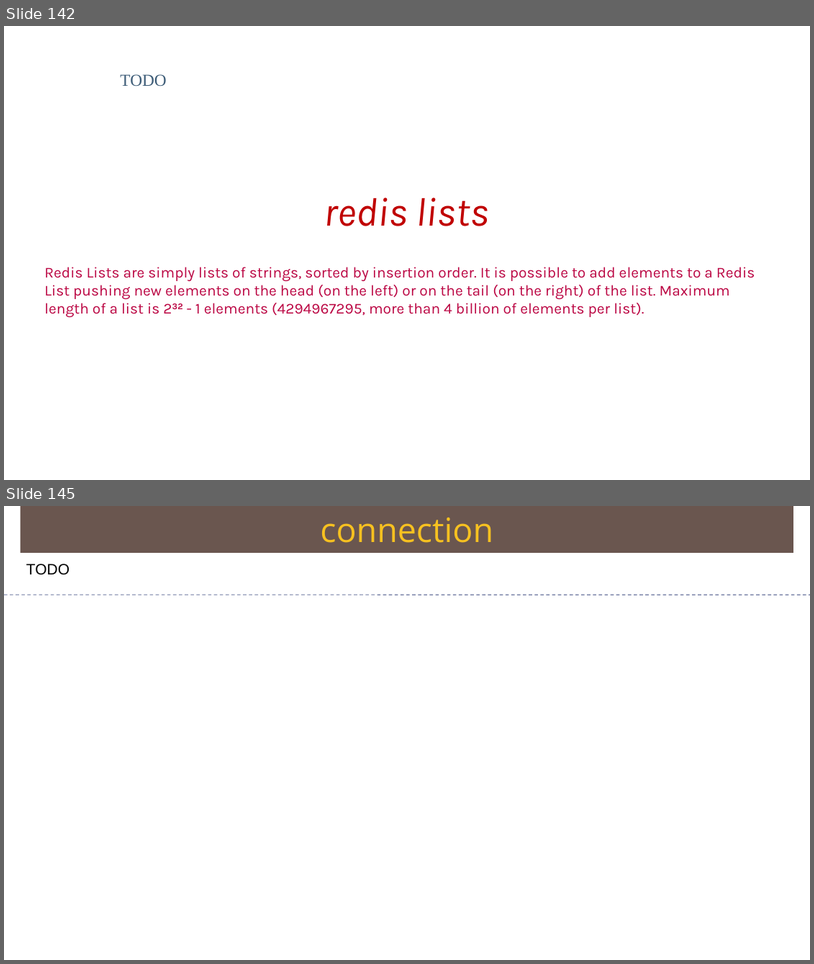
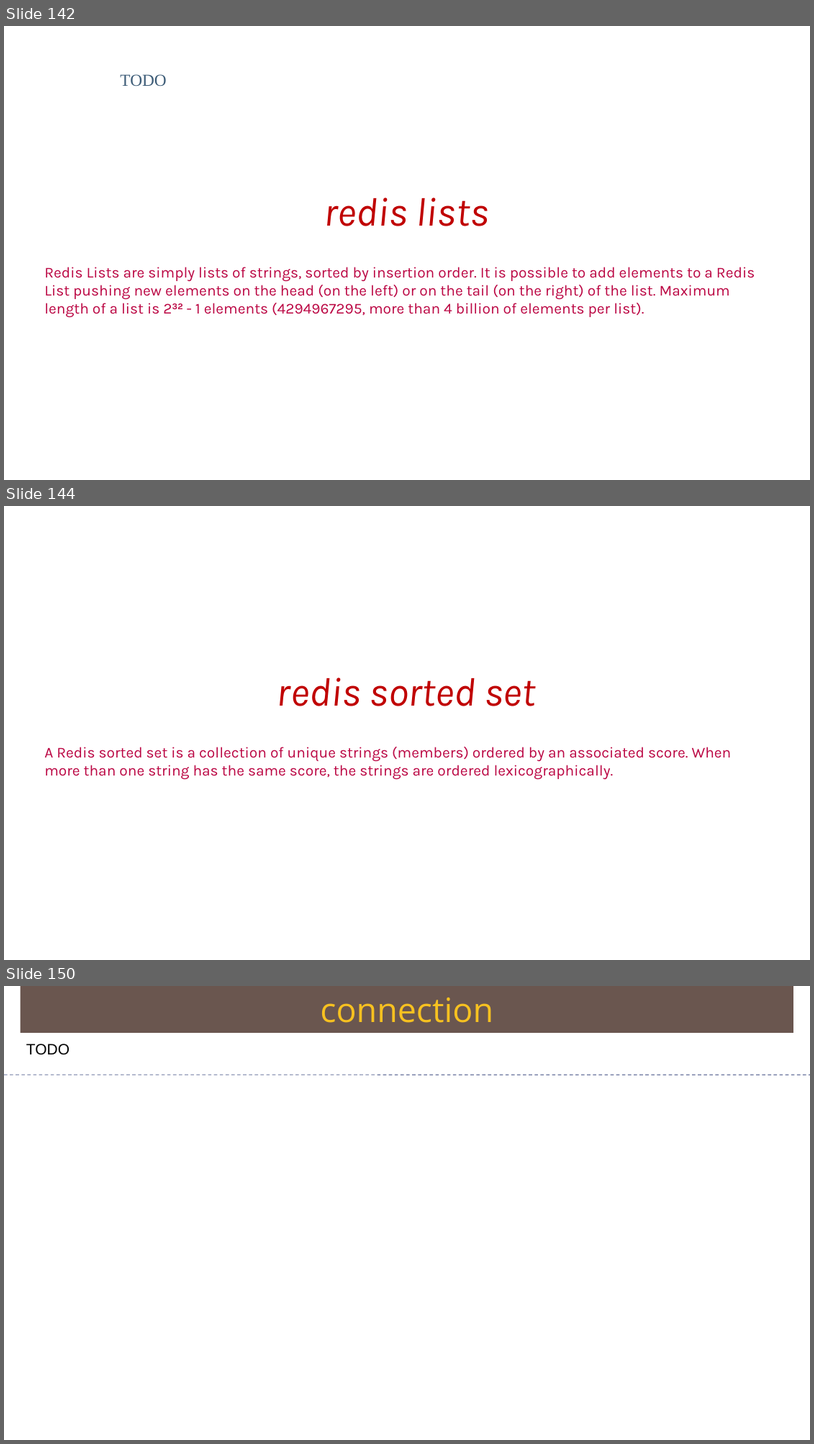
Before and after one commit to Saleel-Bagde/PPT-s, a slide deck: redis Ver2.pptx. Shown one above the other, each under a label of ours: slides 142 and 145 before the commit, slides 142, 144 and 150 after it; the slides between them are not shown. The pictures are 814x964 and 814x1444 pixels, drawn with LibreOffice and Linux fonts; fonts in the diff are those of the drawing. Boxes give left, top, right and bottom in pixels: in the first picture for what was removed or moved away, otherwise in the second. Text is boxed around its words. In the diff, an @@ line names an element or a change of style, - is before the commit and + after.

```diff
--- a/redis Ver2.pptx
+++ b/redis Ver2.pptx
@@ slide 144 added at box(4, 506, 810, 960), background #FFFFFF @@
@@ text added at box(277, 677, 535, 706), 48 pt, text #C00000, italic @@
+redis sorted set
@@ text added at box(44, 746, 732, 779), 18 pt, text #BB0643 @@
+A Redis sorted set is a collection of unique strings (members) ordered by an associated score. When more than one string has the same score, the strings are ordered lexicographically.
@@ what was slide 145 is now slide 150 @@
```
Also in this commit, not shown: 3 slides changed, 5 other slides added, 1 slide removed, 1 other file.
